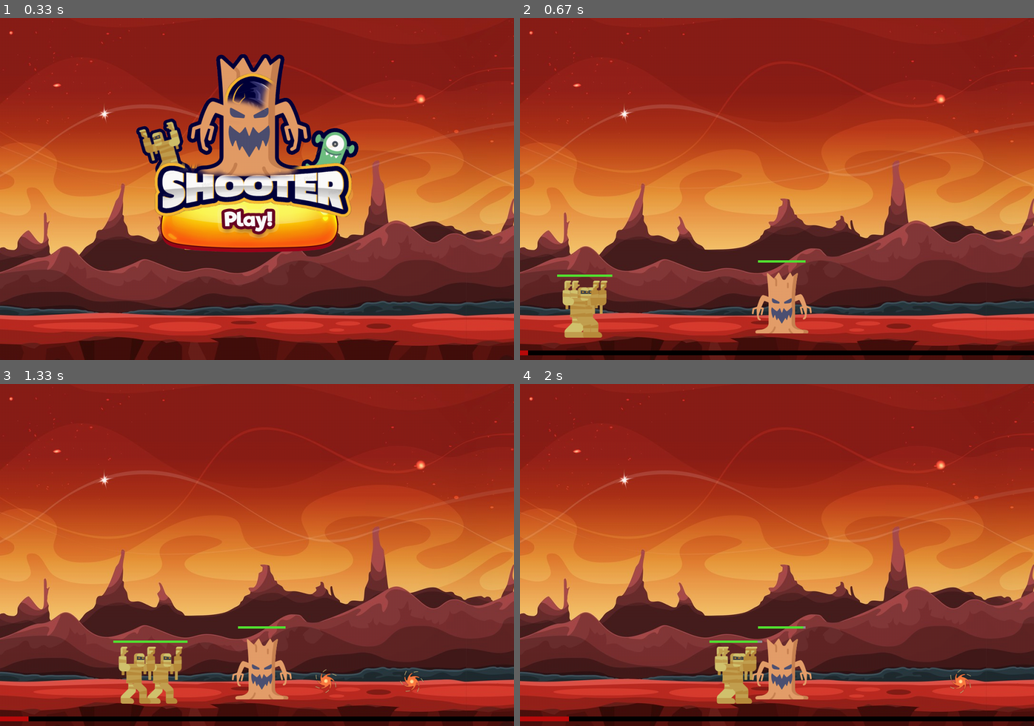
Above: before the commit, frames 1-4 (two rows, left to right).
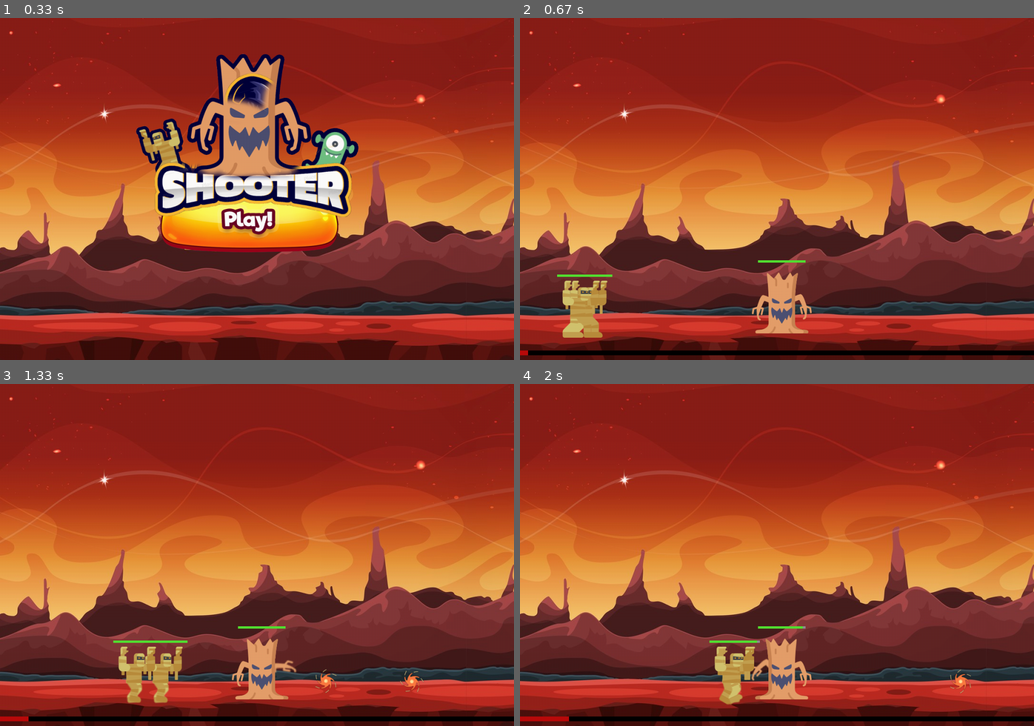
Above: after the commit, the same moments.

Repository: ZarionX/pygame-learning
Game: pygame game, started from main.py
Two runs of this game, one before a commit and one after it. Both use one fixed random seed, a clock stepped at 60 frames per second and the inputs below.
Inputs (mouse positions are in pixels of both pictures, inside the frame that each line leads up to):
- Up to frame 1 (0.33 s): no input
- Up to frame 2 (0.67 s): click (766, 223) at 0.38 s
- Up to frame 3 (1.33 s): hold Right 0.67-1.13 s; hold Right from 1.17 s (still down)
- Up to frame 4 (2 s): release Right at 1.63 s; hold Left from 1.67 s (still down)

Frame 1 is identical in both runs. In frame 2, less than 0.1% of the frame differs, in the area x 8-17%, y 87-94%; in frame 3, 0.6%; in frame 4, 0.8%, in the area x 37-57%, y 70-94%.

Commit message:
Adding of animations on sprites

Diff:
--- /dev/null
+++ b/models/animation.py
@@ -0,0 +1,50 @@
+# -*- coding: utf-8 -*-
+import pygame
+import os
+from typing import List
+
+
+class AnimateSprite(pygame.sprite.Sprite):
+    def __init__(self, name: str) -> None:
+        super().__init__()
+        self.image = pygame.image.load(f"./assets/{name}.png")
+        self.images = animation.get(name)
+        self.current_image = 0
+        self.animating = False
+
+    def start_animation(self) -> None:
+        self.animating = True
+
+    def animate(self, direction: str, loop: bool = False) -> None:
+        if self.animating:
+            self.current_image += 1
+            if self.current_image >= len(self.images[direction]):
+                self.current_image = 0
+                if not loop:
+                    self.animating = False
+            self.image = self.images[direction][self.current_image]
+
+
+
+def load_images(name: str) -> List:
+    images = []
+    for file in os.listdir(f"./assets/{name}"):
+        images.append(pygame.image.load(f"./assets/{name}/{file}"))
+    return images
+
+def flip(images: List) -> None:
+    result = []
+    for image in images:
+        result.append(pygame.transform.flip(image, True, False))
+    return result
+
+animation = {
+    "player": {
+        "left": flip(load_images("player")),
+        "right": load_images("player")
+    },
+    "mummy": {
+        "left": load_images("mummy"),
+        "right": flip(load_images("mummy"))
+    }
+}
--- a/models/monster.py
+++ b/models/monster.py
@@ -2,25 +2,26 @@
 import pygame
 import random
 from typing import Tuple
+import models.animation as animation
 
 
-class Monster(pygame.sprite.Sprite):
+class Monster(animation.AnimateSprite):
     image: pygame.Surface
     rect: pygame.Rect
 
-    def convert(self, image_path: str) -> None:
-        self.image = pygame.image.load(image_path)
-        self.initial_image = self.image
-        self.rect = self.image.get_rect()
-
     def forward(self, game) -> None:
         if not pygame.sprite.collide_mask(self, game.player):
+            self.animating = True
             if self.direction == "right":
                 self.rect.x += self.velocity
             elif self.direction == "left":
                 self.rect.x -= self.velocity
         else:
+            self.animating = False
             game.player.damage(self.attack, game)
+
+    def update_animation(self) -> None:
+        self.animate(self.direction, True)
 
     def update_health_bar(self, screen: pygame.Surface) -> None:
         back_bar_position = pygame.Surface((self.max_health, 5)).get_rect()
@@ -51,11 +52,12 @@
             self.die(game)
 
     def __init__(self, image_path: str, position: Tuple[int, int], direction: str) -> None:
-        super().__init__()
-        self.convert(image_path)
+        super().__init__("mummy")
         self.direction: str = direction
+        self.initial_image = self.image
         if direction == "right":
             self.image = pygame.transform.flip(self.image, True, False)
+        self.rect = self.image.get_rect()
         self.rect.x, self.rect.y = position
         self.max_health: int = 100
         self.health = self.max_health
--- a/models/player.py
+++ b/models/player.py
@@ -2,16 +2,13 @@
 from typing import Tuple
 import pygame
 from models.projectile import Projectile
+import models.animation as animation
 
 
-class Player(pygame.sprite.Sprite):
+class Player(animation.AnimateSprite):
     image: pygame.Surface
     rect: pygame.Rect
     projectiles = pygame.sprite.Group()
-
-    def convert(self, image_path: str) -> None:
-        self.image = pygame.image.load(image_path)
-        self.rect = self.image.get_rect()
 
     def load(self, screen: pygame.Surface) -> None:
         screen.blit(self.image, self.rect)
@@ -22,8 +19,13 @@
     def move_left(self) -> None:
         self.rect.x -= self.velocity
 
+    def update_animation(self) -> None:
+        self.animate(self.direction)
+
     def launch_projectile(self, image_path: str, direction: str) -> None:
         self.projectiles.add(Projectile(self, image_path, direction))
+        self.direction = direction
+        self.start_animation()
 
     def update_health_bar(self, screen: pygame.Surface) -> None:
         back_bar_position = pygame.Surface((self.max_health, 5)).get_rect()
@@ -39,10 +41,11 @@
             game.stop()
 
     def __init__(self, image_path: str, initial_pos: Tuple[int, int]) -> None:
-        super().__init__()
-        self.convert(image_path)
+        super().__init__("player")
+        self.rect = self.image.get_rect()
         self.rect.x, self.rect.y = initial_pos
         self.max_health: int = 100
         self.health: int = self.max_health
         self.attack: int = 10
         self.velocity: int = 4
+        self.direction = "right"
--- a/models/window.py
+++ b/models/window.py
@@ -106,7 +106,7 @@
                         move = False
                 if move:
                     self.player.move_right()
-
+        self.player.update_animation()
         self.player.load(self.screen)
         self.player.update_health_bar(self.screen)
         self.comet_event.update_percent(self.screen)
@@ -117,6 +117,7 @@
             projectile.move(self)
         self.player.projectiles.draw(self.screen)
         for monster in self.monsters:
+            monster.update_animation()
             monster.forward(self)
             monster.update_health_bar(self.screen)
         self.monsters.draw(self.screen)
